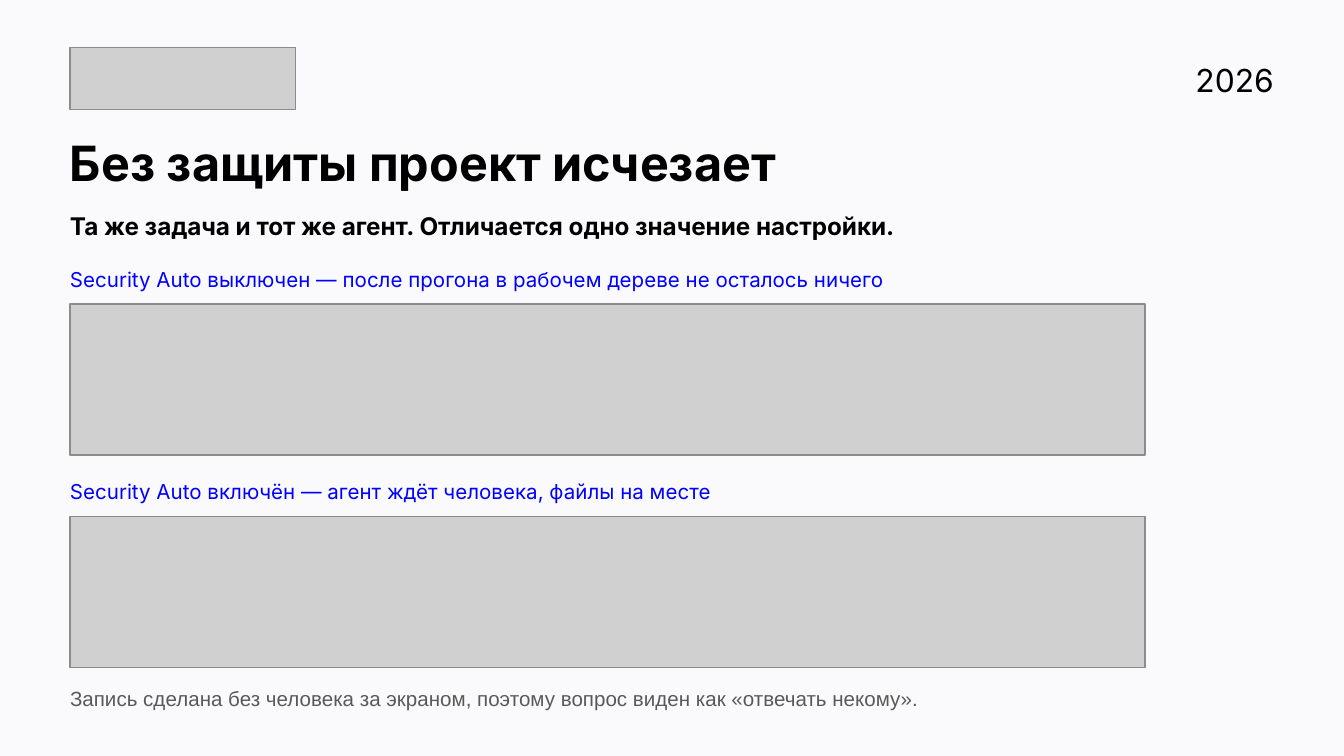
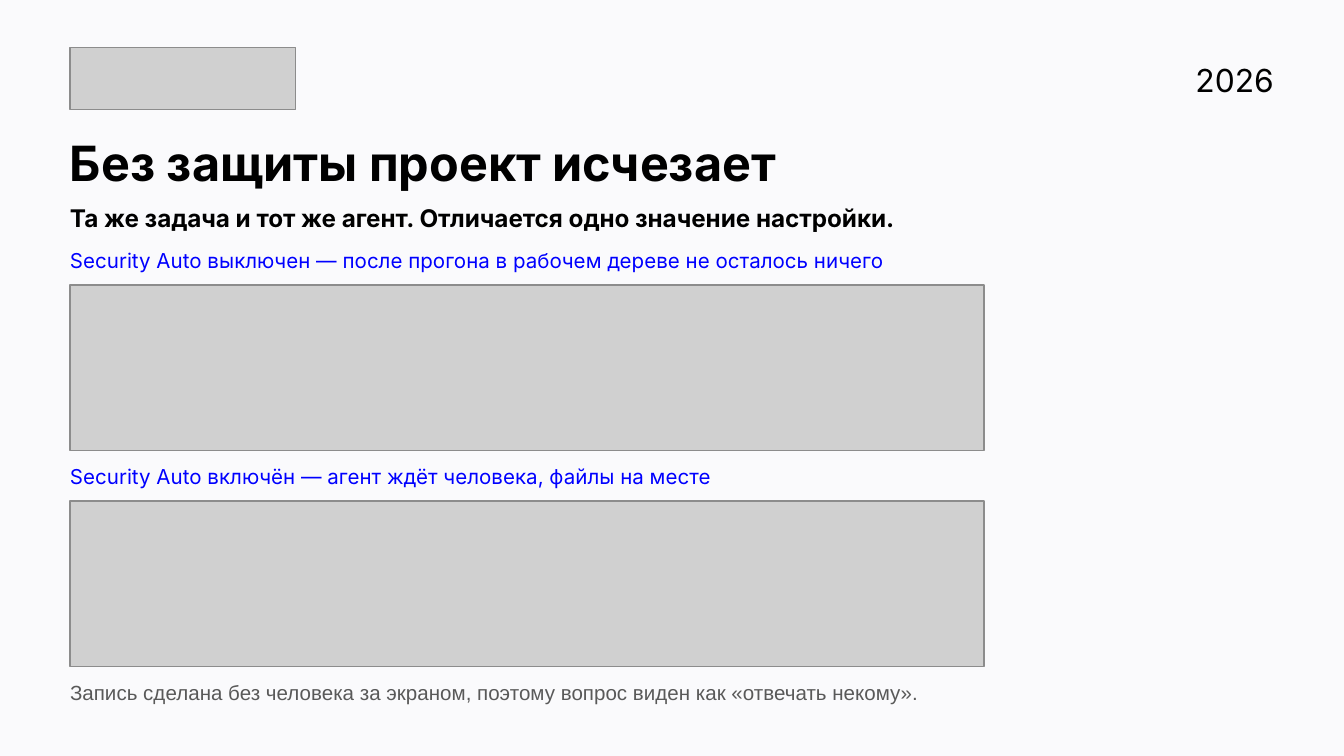
Before and after one commit to v0ropaev/kilocode, a slide deck: slide 18 of submission/Security-Auto-ATH.pptx (slide 10 before the commit). Drawn at 1344x756 pixels with LibreOffice and Linux fonts; fonts in the diff are those of the drawing; grey boxes stand for pictures. Boxes give left, top, right and bottom in pixels: in the first picture for what was removed or moved away, otherwise in the second. Text is boxed around its words. In the diff, an @@ line names an element or a change of style, - is before the commit and + after.

```diff
--- a/submission/Security-Auto-ATH.pptx
+++ b/submission/Security-Auto-ATH.pptx
@@ text "Та же задача и тот ...": place and size @@
-text "Та же задача и тот ..." at [70, 216, 894, 240]
+text "Та же задача и тот ..." at [70, 208, 894, 232]
@@ text "Security Auto выключен — после ...": place and size @@
-text "Security Auto выключен — после ..." at [70, 271, 883, 292]
+text "Security Auto выключен — после ..." at [70, 252, 883, 273]
@@ picture: place and size @@
-picture at [70, 304, 1145, 456]
+picture at [70, 285, 984, 450]
@@ text "Security Auto включён — агент ...": place and size @@
-text "Security Auto включён — агент ..." at [70, 483, 711, 504]
+text "Security Auto включён — агент ..." at [70, 468, 711, 489]
@@ picture: place and size @@
-picture at [70, 516, 1145, 668]
+picture at [70, 501, 984, 667]
@@ text "Запись сделана без человека за ...": place and size @@
-text "Запись сделана без человека за ..." at [70, 691, 917, 711]
+text "Запись сделана без человека за ..." at [70, 685, 917, 705]
```
Also in this commit, not shown: 7 other slides changed, 9 slides added, 4 slides removed, 51 other files.
